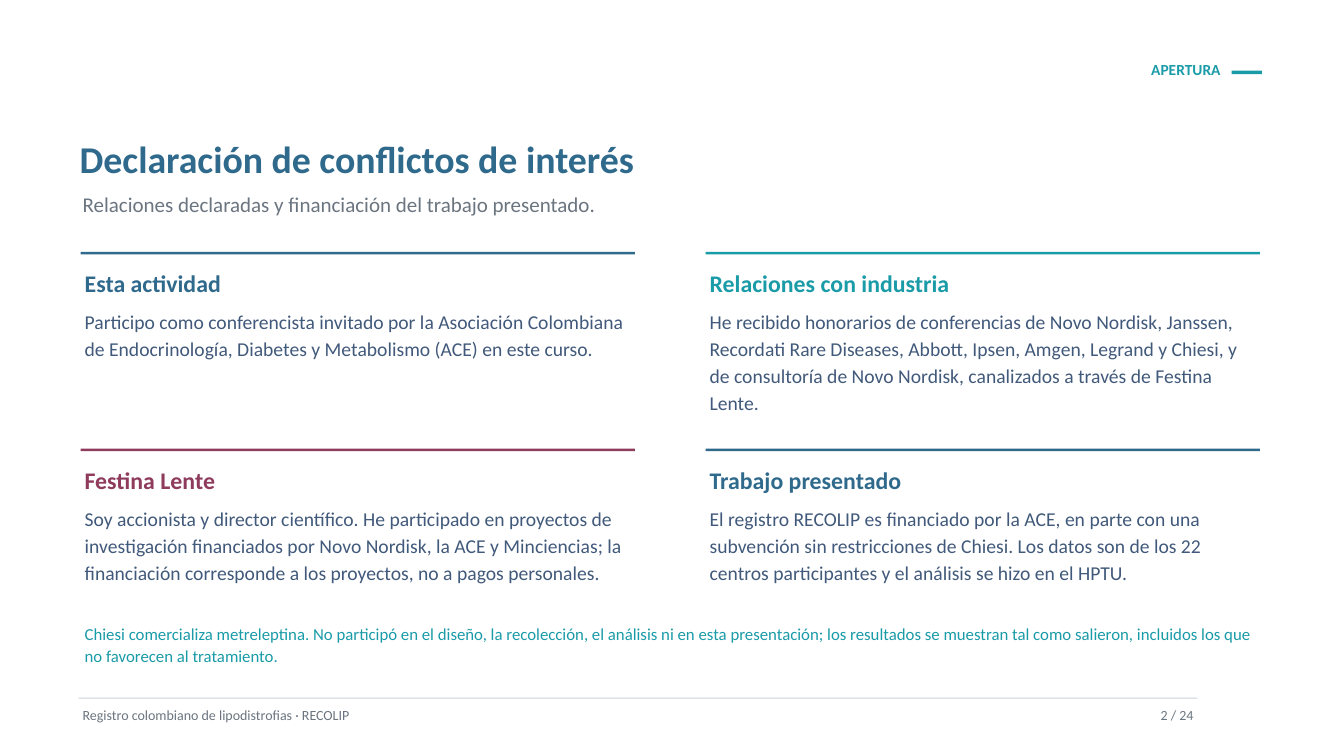
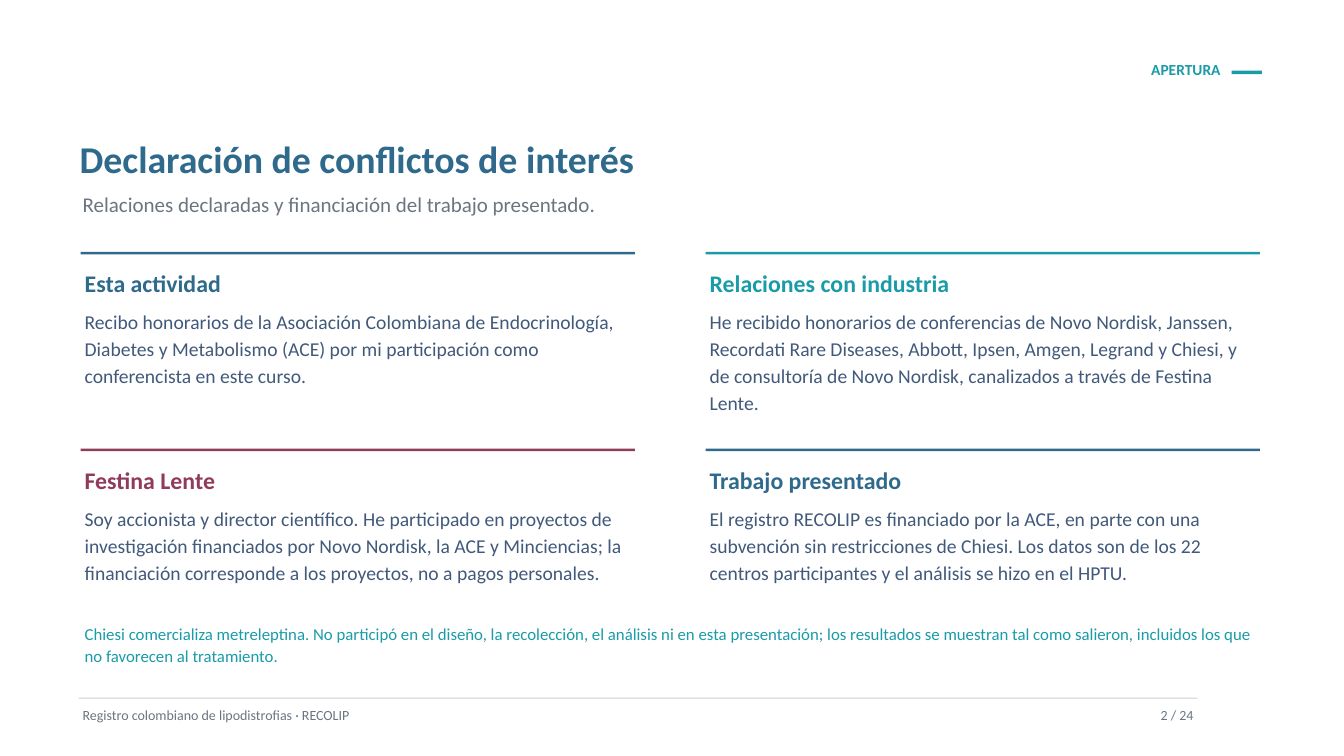
Before and after one commit to carlosestebanbuiles/presentaciones, a slide deck: slide 2 of fuentes/Registro_lipodistrofias_Afrodita_2026.pptx. Drawn at 1344x756 pixels with LibreOffice and Linux fonts; fonts in the diff are those of the drawing; background and template pictures are left out. Boxes give left, top, right and bottom in pixels: in the first picture for what was removed or moved away, otherwise in the second. Text is boxed around its words. In the diff, an @@ line names an element or a change of style, - is before the commit and + after.

```diff
--- a/fuentes/Registro_lipodistrofias_Afrodita_2026.pptx
+++ b/fuentes/Registro_lipodistrofias_Afrodita_2026.pptx
@@ text at [85,315,614,383]: text changed @@
-Participo como conferencista invitado por la Asociación Colombiana de Endocrinología, Diabetes y Metabolismo (ACE) en este curso.
+Recibo honorarios de la Asociación Colombiana de Endocrinología, Diabetes y Metabolismo (ACE) por mi participación como conferencista en este curso.
```
